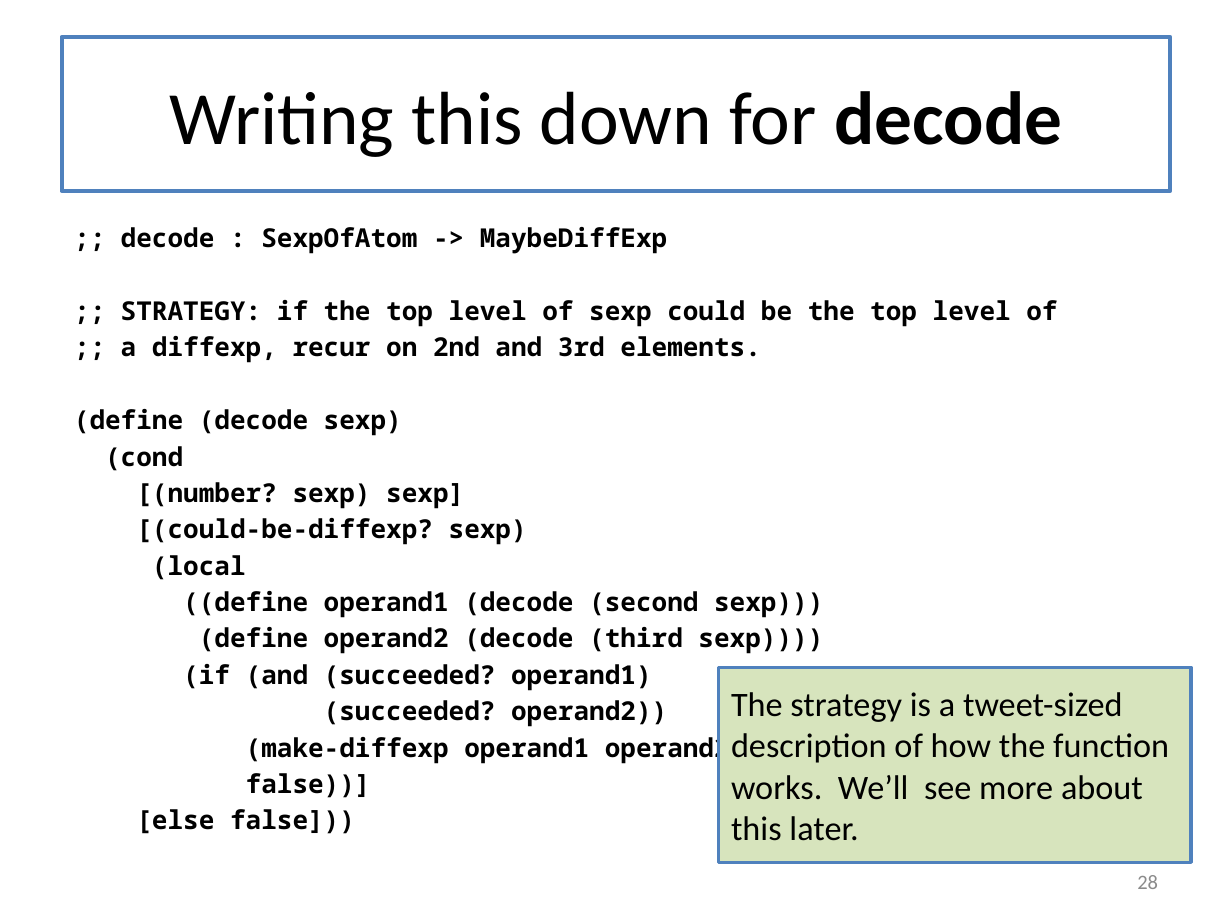
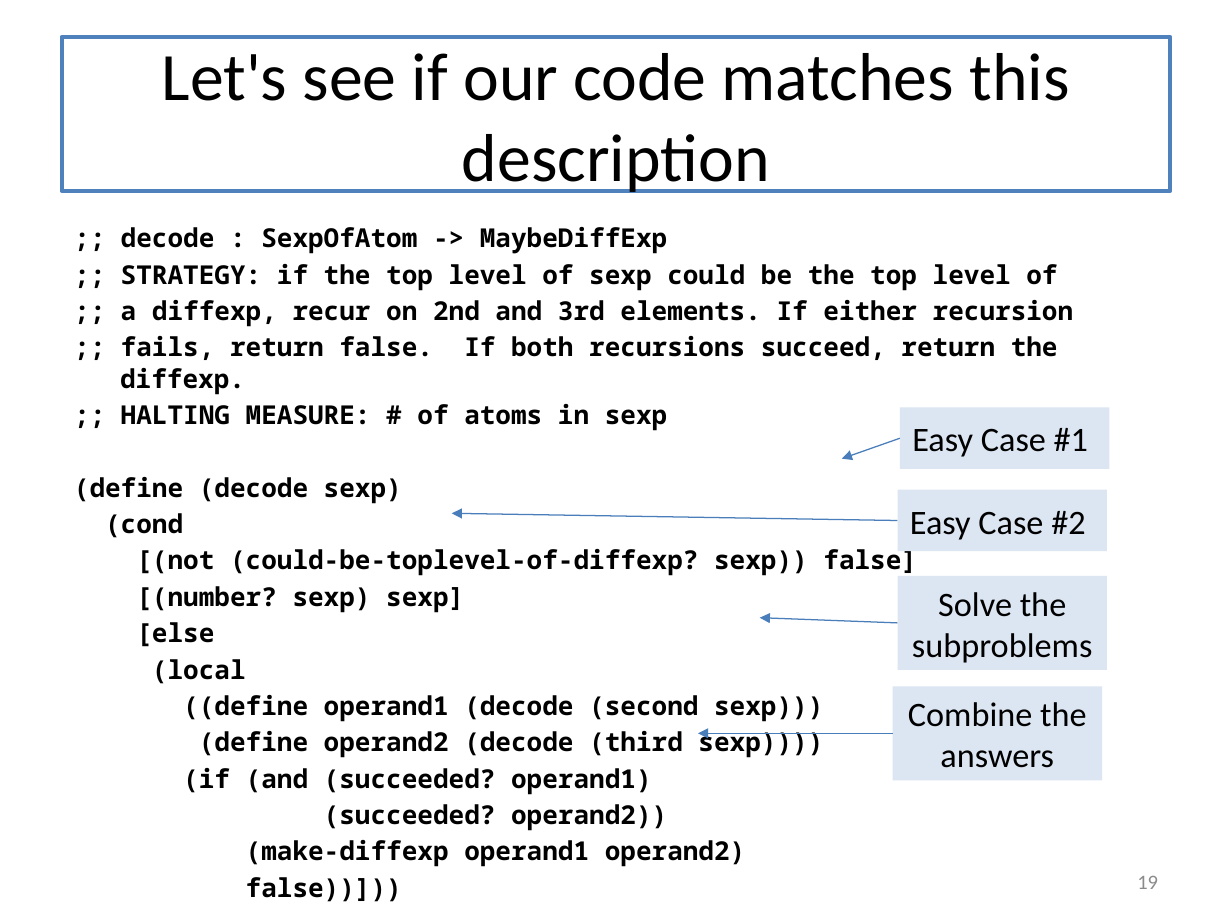
Before and after one commit to mwand/cs5010f16, a slide deck: slide 19 of Slides/Lesson 8.1 Introducing General Recursion.pptx (slide 28 before the commit). Drawn at 1232x924 pixels with LibreOffice and Linux fonts; fonts in the diff are those of the drawing. Boxes give left, top, right and bottom in pixels: in the first picture for what was removed or moved away, otherwise in the second. Text is boxed around its words. In the diff, an @@ line names an element or a change of style, - is before the commit and + after.

```diff
--- a/Slides/Lesson 8.1 Introducing General Recursion.pptx
+++ b/Slides/Lesson 8.1 Introducing General Recursion.pptx
@@ title at box(162, 53, 1069, 193): text changed; size 44 to 39.6 pt @@
-Writing this down for decode
+Let's see if our code matches this description
@@ text at box(120, 300, 1074, 431): text changed @@
-;; a diffexp, recur on 2nd and 3rd elements.
+;; a diffexp, recur on 2nd and 3rd elements. If either recursion
+;; fails, return false. If both recursions succeed, return the diffexp.
+;; HALTING MEASURE: # of atoms in sexp
@@ rectangle added at box(899, 408, 1109, 469), fill #DCE6F2, 20 pt, text #000000 @@
+Easy Case #1
@@ arrow added from (899, 439) to (841, 458), #4B7EBC 0.75 pt @@
@@ rectangle added at box(898, 489, 1108, 551), fill #DCE6F2, 20 pt, text #000000 @@
+Easy Case #2
@@ arrow added from (898, 520) to (452, 514), #4B7EBC 0.75 pt @@
@@ text at box(136, 549, 917, 576): paragraph added @@
+[(not (could-be-toplevel-of-diffexp? sexp)) false]
@@ rectangle added at box(898, 575, 1108, 669), fill #DCE6F2, 20 pt, text #000000 @@
+Solve the subproblems
@@ text at box(136, 622, 214, 647): text changed @@
-[(could-be-diffexp? sexp)
+[else
@@ arrow added from (898, 623) to (760, 617), #4B7EBC 0.75 pt @@
@@ rectangle removed at box(718, 668, 1190, 862) @@
-The strategy is a tweet-sized description of how the function works. We’ll see more about this later.
@@ rectangle added at box(892, 686, 1101, 780), fill #DCE6F2, 20 pt, text #000000 @@
+Combine the answers
@@ arrow added from (892, 733) to (699, 733), #4B7EBC 0.75 pt @@
@@ text at box(136, 773, 371, 834): text changed @@
-false))]
-[else false]))
+false))]))
@@ page number at box(1137, 876, 1158, 889): text changed @@
-28
+19
```
Also in this commit, not shown: 25 other slides changed, 5 slides added, 5 other files.
